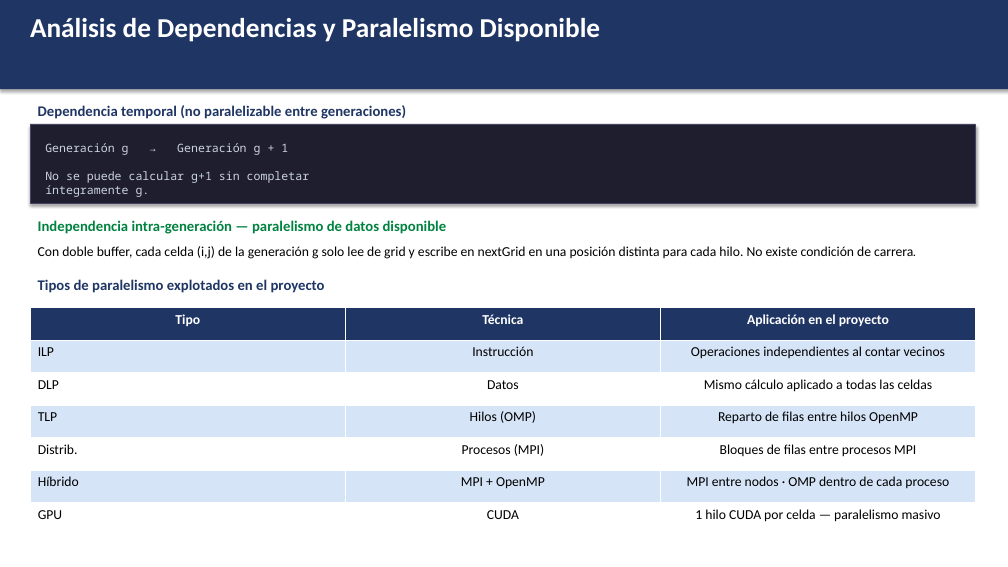
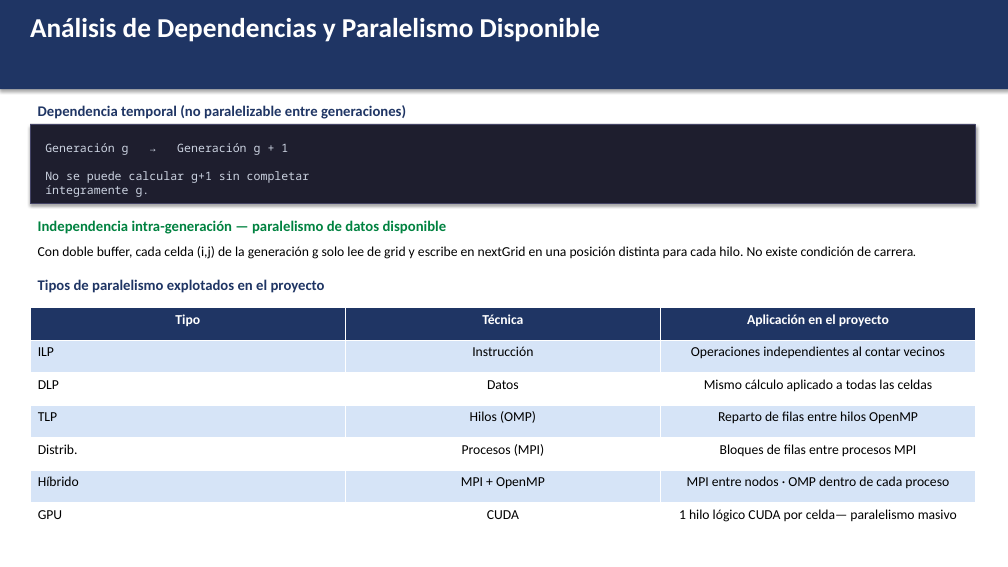
Before and after one commit to aaronlopezleal/ASD-JuegoVida-L6G3, a slide deck: slide 7 of Presentación/L6G3_presentacion.pptx. Drawn at 1008x567 pixels with LibreOffice and Linux fonts; fonts in the diff are those of the drawing. Boxes give left, top, right and bottom in pixels: in the first picture for what was removed or moved away, otherwise in the second. Text is boxed around its words. In the diff, an @@ line names an element or a change of style, - is before the commit and + after.

Commit message:
fix

```diff
--- a/Presentación/L6G3_presentacion.pptx
+++ b/Presentación/L6G3_presentacion.pptx
@@ table at [30, 308, 976, 535] @@
-row 7, column 3: 1 hilo CUDA por celda — paralelismo masivo
+row 7, column 3: 1 hilo lógico CUDA por celda— paralelismo masivo
```
Also in this commit, not shown: 1 other slide changed.
